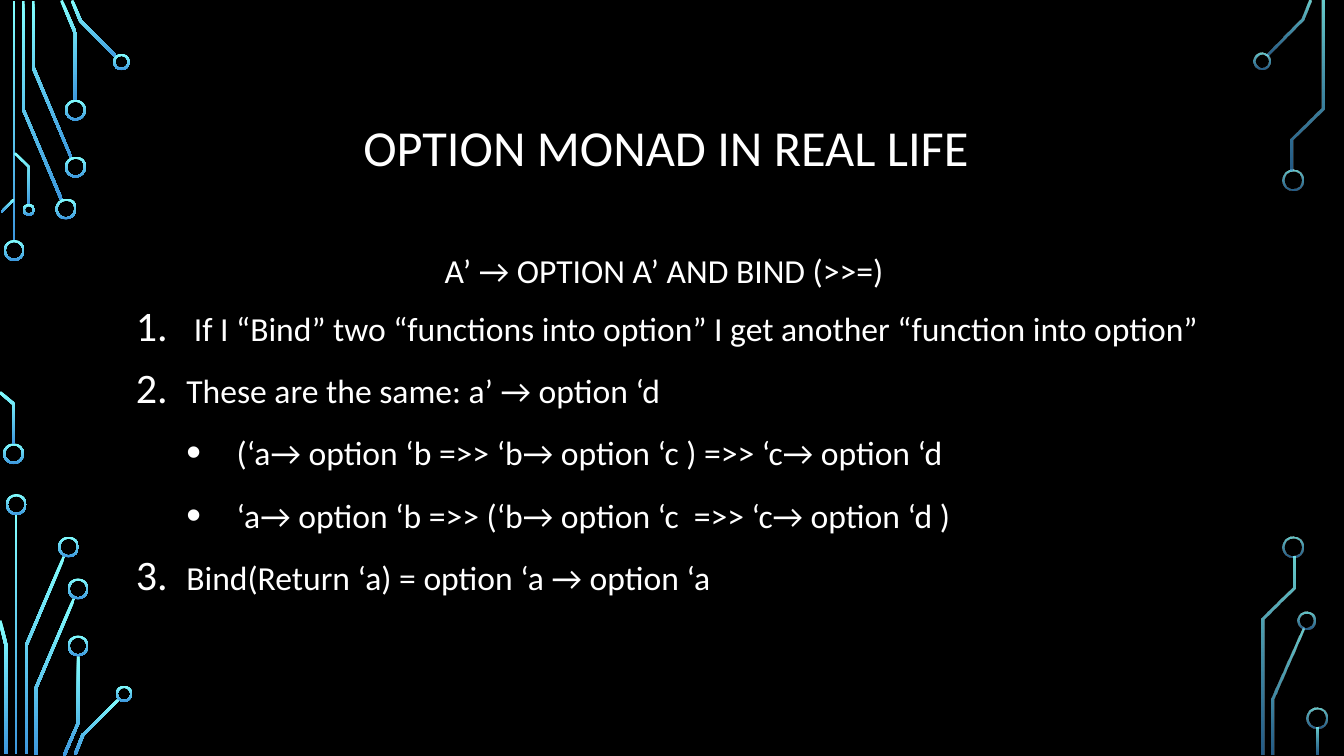
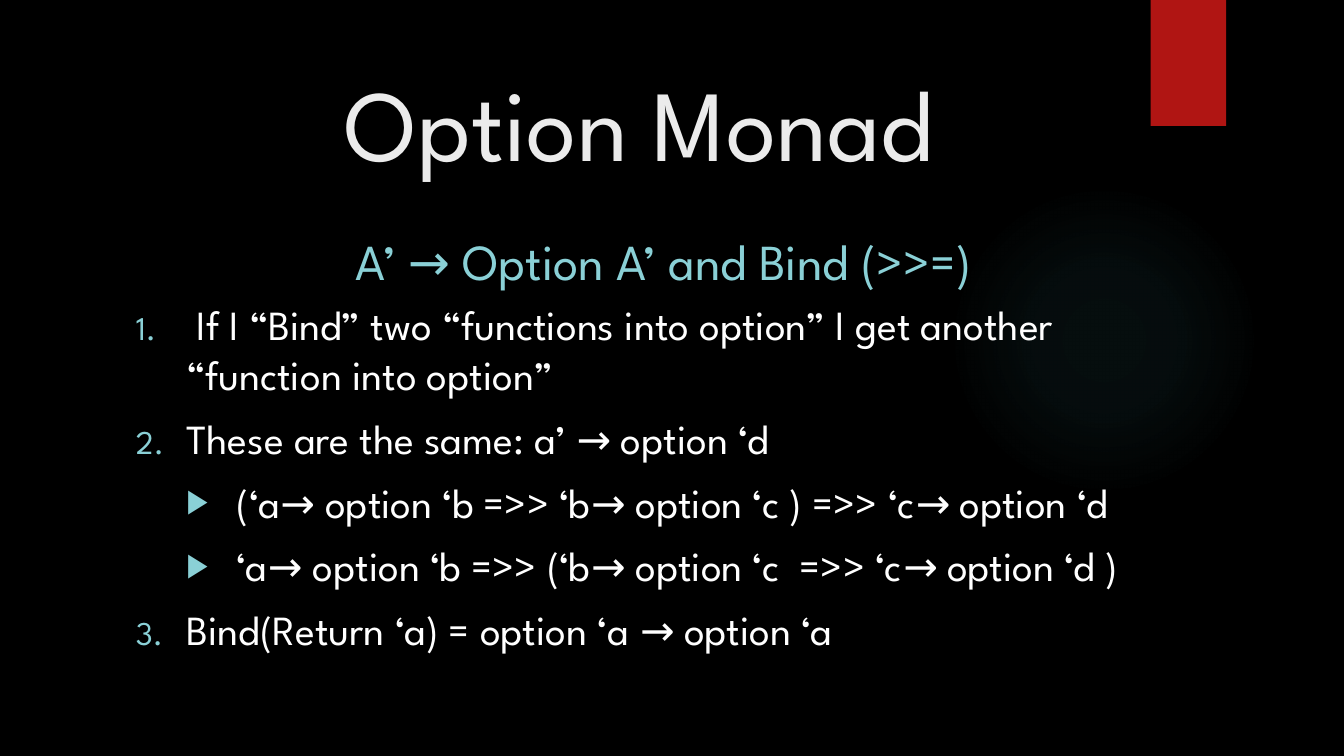
Before and after one commit to daleardi/roptalk, a slide deck: slide 14 of Monadic Error Handling Final.pptx. Drawn at 1344x756 pixels with LibreOffice and Linux fonts; fonts in the diff are those of the drawing; background and template pictures are left out. Boxes give left, top, right and bottom in pixels: in the first picture for what was removed or moved away, otherwise in the second. Text is boxed around its words. In the diff, an @@ line names an element or a change of style, - is before the commit and + after.

Commit message:
changed font size

```diff
--- a/Monadic Error Handling Final.pptx
+++ b/Monadic Error Handling Final.pptx
@@ rectangle added at bbox=[1150, 0, 1226, 126], fill #B01513 @@
@@ title "Option Monad" at bbox=[345, 91, 933, 182]: vertical alignment middle to top @@
@@ title at bbox=[345, 91, 933, 182]: text changed; size 36 to 72 pt; font Calibri to League Spartan; text colour #FFFFFF to #EBEBEB @@
-OPTION MONAD IN REAL LIFE
+Option Monad
@@ ellipse added at bbox=[949, 185, 1259, 495], fill gradient #50B9C1 @@
@@ text at bbox=[356, 245, 849, 291]: text changed; size 24 to 36 pt; font Calibri to League Spartan; text colour #FFFFFF to #8AD0D6 @@
-A’ → OPTION A’ AND BIND (>>=)
+A’ → Option A’ and Bind (>>=)
@@ text "If I “Bind” two “functions ..." at bbox=[186, 311, 1108, 654]: size 24 to 29.6 pt, font Calibri to League Spartan; line spacing 1.2 to 1; bullet • to ▶ @@
@@ group removed at bbox=[0, 0, 1328, 756]: 33 freeform shapes, 3 rectangles @@
```
Also in this commit, not shown: 40 other slides changed.
